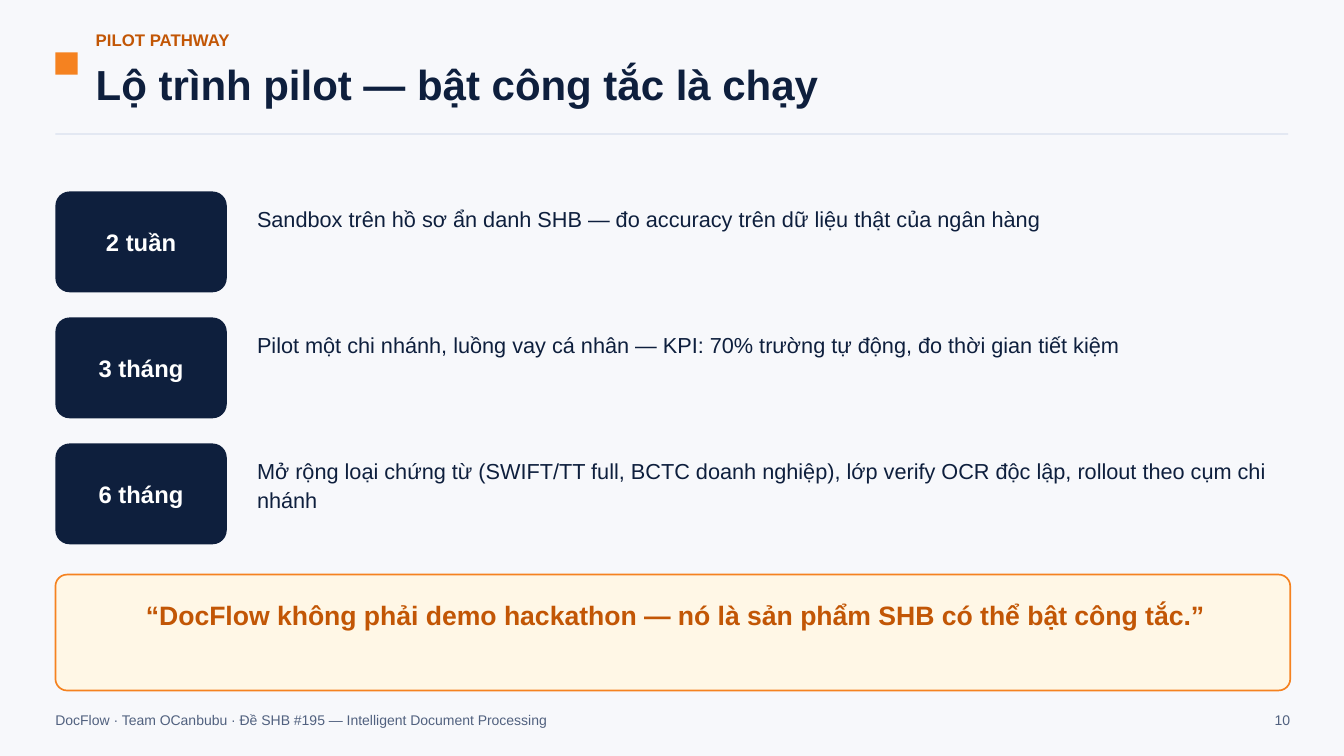
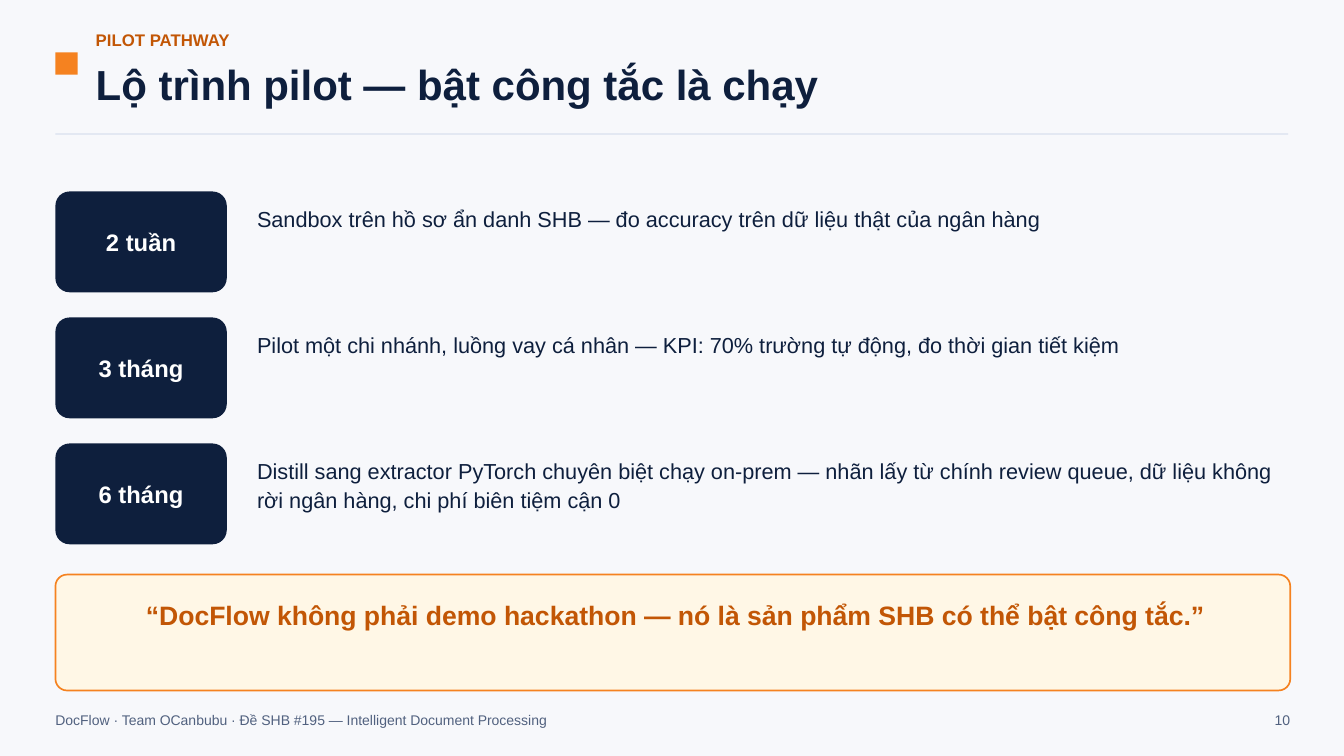
Before and after one commit to huynhchitai/docflow, a slide deck: slide 10 of docs/DocFlow-pitch-DemoDay.pptx. Drawn at 1344x756 pixels with LibreOffice and Linux fonts; fonts in the diff are those of the drawing. Boxes give left, top, right and bottom in pixels: in the first picture for what was removed or moved away, otherwise in the second. Text is boxed around its words. In the diff, an @@ line names an element or a change of style, - is before the commit and + after.

```diff
--- a/docs/DocFlow-pitch-DemoDay.pptx
+++ b/docs/DocFlow-pitch-DemoDay.pptx
@@ text at [257,462,1271,513]: text changed @@
-Mở rộng loại chứng từ (SWIFT/TT full, BCTC doanh nghiệp), lớp verify OCR độc lập, rollout theo cụm chi nhánh
+Distill sang extractor PyTorch chuyên biệt chạy on-prem — nhãn lấy từ chính review queue, dữ liệu không rời ngân hàng, chi phí biên tiệm cận 0
```
Also in this commit, not shown: 2 other files.
